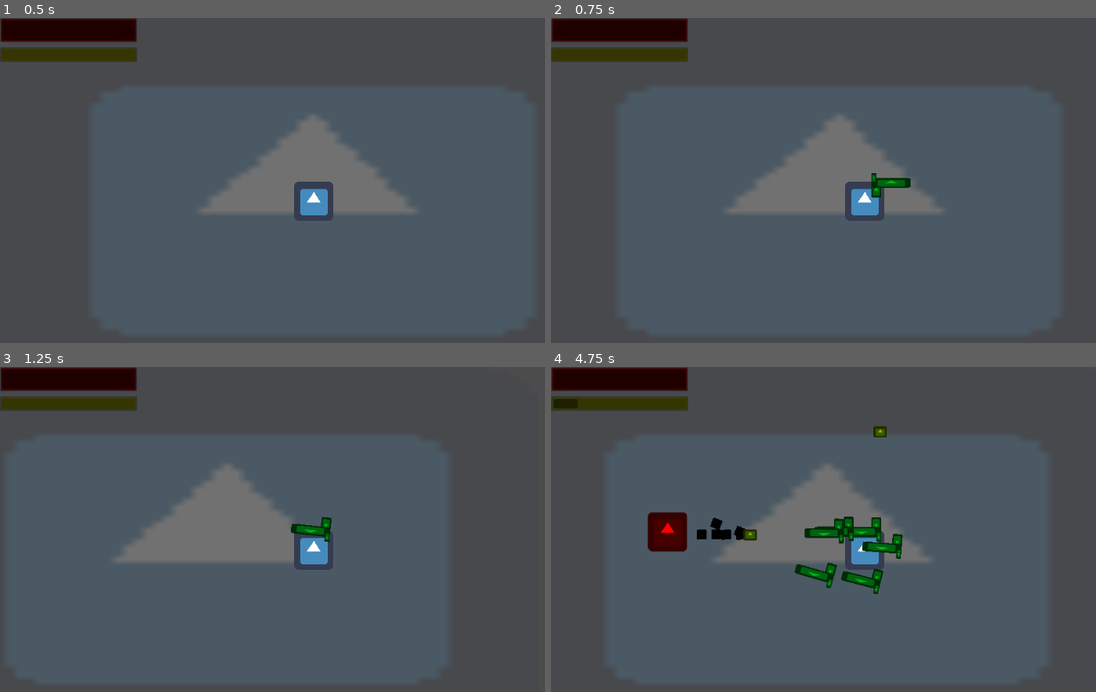
Above: before the commit, frames 1-4 (two rows, left to right).
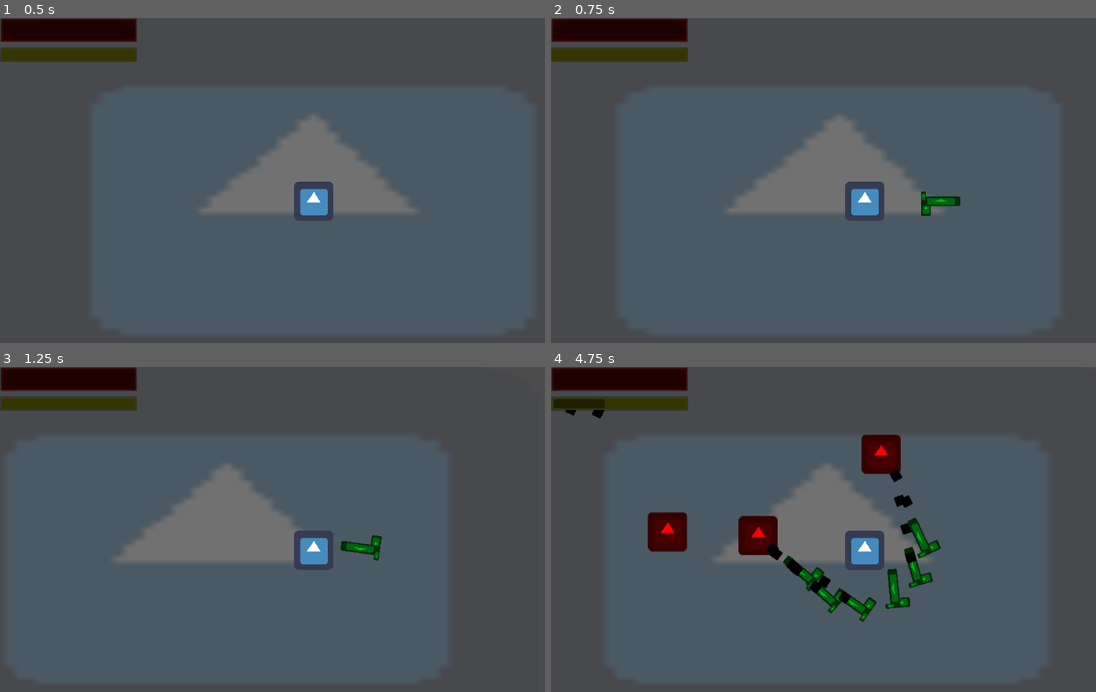
Above: after the commit, the same moments.

Repository: robotnik-dev/BroBaito
Game: Godot game, scene res://World.tscn
The game is run twice, just before and just after one commit, with the same random seed, the same clock (stepped at 60 frames per second) and the same inputs. The engine's default icon, where the game draws it, is replaced by a stand-in: a white triangle on a blue panel in a dark square.
Inputs:
- Up to frame 1 (0.5 s): no input
- Up to frame 2 (0.75 s): tap Enter at 0.5 s; hold D (right) from 0.53 s (still down); hold Space (fire) from 0.53 s (still down)
- Up to frame 3 (1.25 s): keep holding D (right); keep holding Space (fire)
- Up to frame 4 (4.75 s): release D (right) at 1.28 s; release Space (fire) at 1.28 s; hold S (down) 1.28-2.03 s; tap Space (fire) at 1.35, 2.85, 4.35 s; hold D (right) 2.03-2.78 s; hold Space (fire) 2.03-2.78 s; hold W (up) 2.78-3.53 s; hold Space (fire) 3.53-4.28 s; hold A (left) from 3.53 s (still down)

Frame 1 is identical in both runs. In frame 2, 0.6% of the frame differs, in the area x 58-76%, y 47-61%; in frame 3, 0.6%; in frame 4, 5.4%, in the area x 2-72%, y 13-79%.

Commit message:
weapon manager done

Diff:
--- a/Player/WeaponManager.gd
+++ b/Player/WeaponManager.gd
@@ -1,19 +1,44 @@
+tool
+
 extends Node2D
 
-export(int) var maximum_slots: int = 6
 export(PackedScene) var weapon_slot_scene
 
-func _ready() -> void:
-	_add_weapon_slots()
+export(int) var maximum_slots = 6
+export(int) var weapon_slots = 0 setget set_weapon_slots
+export(float) var spawn_distance = 100.0
 
-func _add_weapon_slots() -> void:
-	var spawn_path = $Path2D/PathFollow2D
-	for i in maximum_slots:
-		spawn_path.unit_offset = randf()
-		var spawn_position = spawn_path.position
-		var weapon_slot = weapon_slot_scene.instance()
-		weapon_slot.global_position = spawn_position
-		add_child(weapon_slot)
+
+func set_weapon_slots(value: int) -> void:
+	if value > maximum_slots:
+		return
+
+	var children = get_children()
+	if children:
+		for child in children:
+			remove_child(child)
+
+	weapon_slots = value
+	for i in range(value):
+		_add_weapon_slot(weapon_slot_scene)
+
+func _add_weapon_slot(weapon_slot_scene: PackedScene) -> void:
+	var degree_step = 360 / (weapon_slots)
+	var slots = get_children()
+	var degree = 0
+	for slot in slots:
+		var new_theta = deg2rad(degree)
+		var new_pos: Vector2 = polar2cartesian(spawn_distance, new_theta)
+		slot.position = new_pos
+		degree += degree_step
+
+	var weapon_slot = weapon_slot_scene.instance()
+	add_child(weapon_slot)
+	weapon_slot.owner = self
+
+	var theta = deg2rad(degree)
+	var spawn_pos: Vector2 = polar2cartesian(spawn_distance, theta)
+	weapon_slot.position = spawn_pos
 
 
 func add_weapon(weapon_scene: PackedScene) -> void:
--- a/Player/WeaponManager.tscn
+++ b/Player/WeaponManager.tscn
@@ -1,22 +1,8 @@
-[gd_scene load_steps=4 format=2]
+[gd_scene load_steps=3 format=2]
 
 [ext_resource path="res://Player/WeaponManager.gd" type="Script" id=1]
 [ext_resource path="res://Player/WeaponSlot.tscn" type="PackedScene" id=2]
 
-[sub_resource type="Curve2D" id=1]
-_data = {
-"points": PoolVector2Array( -20.6207, -9.92955, 20.6207, 9.92955, 40, -24, 13.3926, -9.43333, -13.3926, 9.43333, 40, 48, 18.6126, 15.144, -18.6126, -15.144, -56, 48, -20.0487, 11.5764, 20.0487, -11.5764, -50.6667, -24, -13.7503, -8.94813, 13.7503, 8.94813, 40, -24 )
-}
-
 [node name="WeaponManager" type="Node2D"]
 script = ExtResource( 1 )
 weapon_slot_scene = ExtResource( 2 )
-
-[node name="Path2D" type="Path2D" parent="."]
-position = Vector2( 10.6794, -29.0157 )
-scale = Vector2( 1.10136, 1.37722 )
-curve = SubResource( 1 )
-
-[node name="PathFollow2D" type="PathFollow2D" parent="Path2D"]
-position = Vector2( 40, -24 )
-rotation = 0.584093
--- a/World.tscn
+++ b/World.tscn
@@ -22,6 +22,10 @@
 
 [node name="Player" parent="." instance=ExtResource( 1 )]
 position = Vector2( 525, 303 )
+
+[node name="WeaponManager" parent="Player" index="4"]
+maximum_slots = 12
+weapon_slots = 12
 
 [node name="RemoteTransform2D" type="RemoteTransform2D" parent="Player"]
 remote_path = NodePath("../../Camera2D")
@@ -53,3 +57,6 @@
 current = true
 
 [connection signal="timeout" from="Timer" to="." method="_on_Timer_timeout"]
+
+[editable path="Player"]
+[editable path="Player/PlayerHurtBox"]
